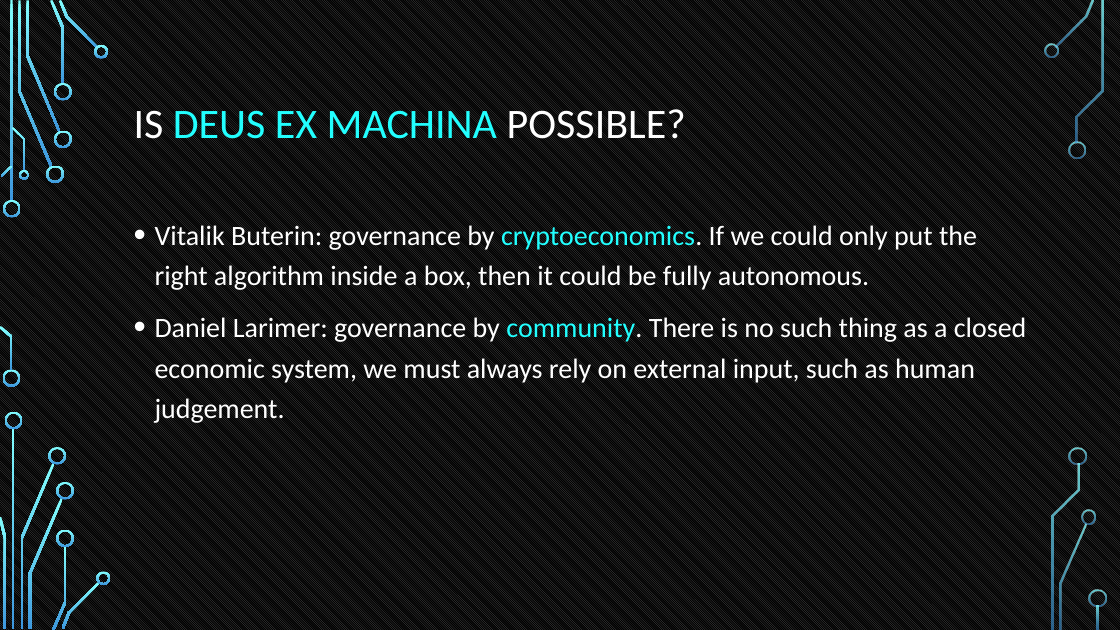
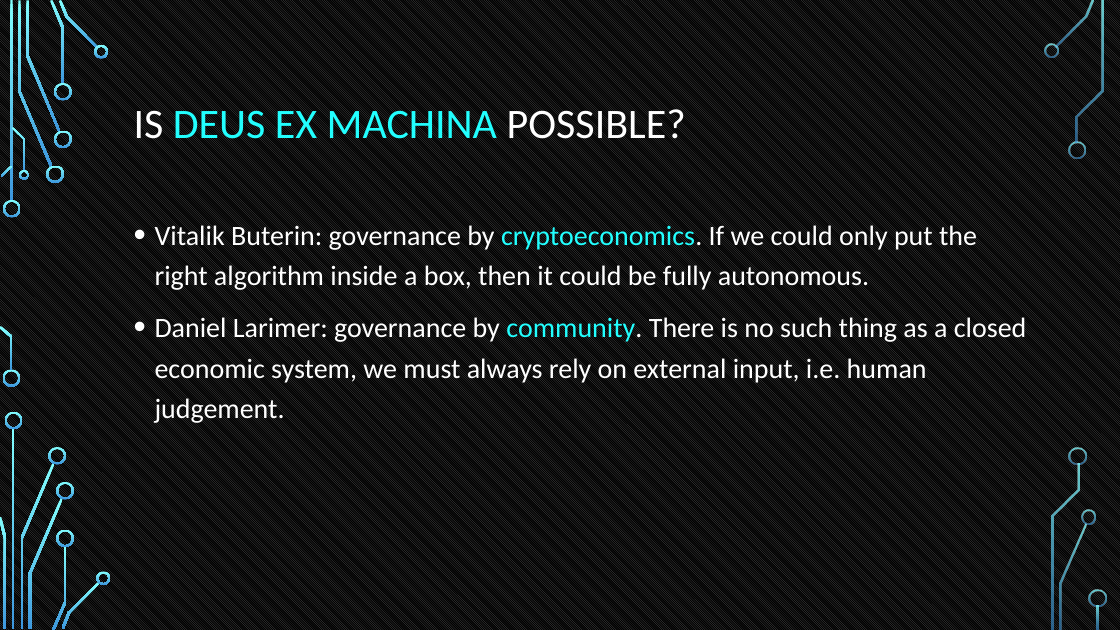
Before and after one commit to tokenika/tokenika.github.io, a slide deck: slide 22 of eostalk/EOS Talk Lodz2.pptx. Drawn at 1120x630 pixels with LibreOffice and Linux fonts; fonts in the diff are those of the drawing; background and template pictures are left out. Boxes give left, top, right and bottom in pixels: in the first picture for what was removed or moved away, otherwise in the second. Text is boxed around its words. In the diff, an @@ line names an element or a change of style, - is before the commit and + after.

```diff
--- a/eostalk/EOS Talk Lodz2.pptx
+++ b/eostalk/EOS Talk Lodz2.pptx
@@ text at (155,317,1027,423): text changed @@
-• Daniel Larimer: governance by community. There is no such thing as a closed economic system, we must always rely on external input, such as human judgement.
+• Daniel Larimer: governance by community. There is no such thing as a closed economic system, we must always rely on external input, i.e. human judgement.
```
Also in this commit, not shown: 3 other slides changed, 1 other file.
